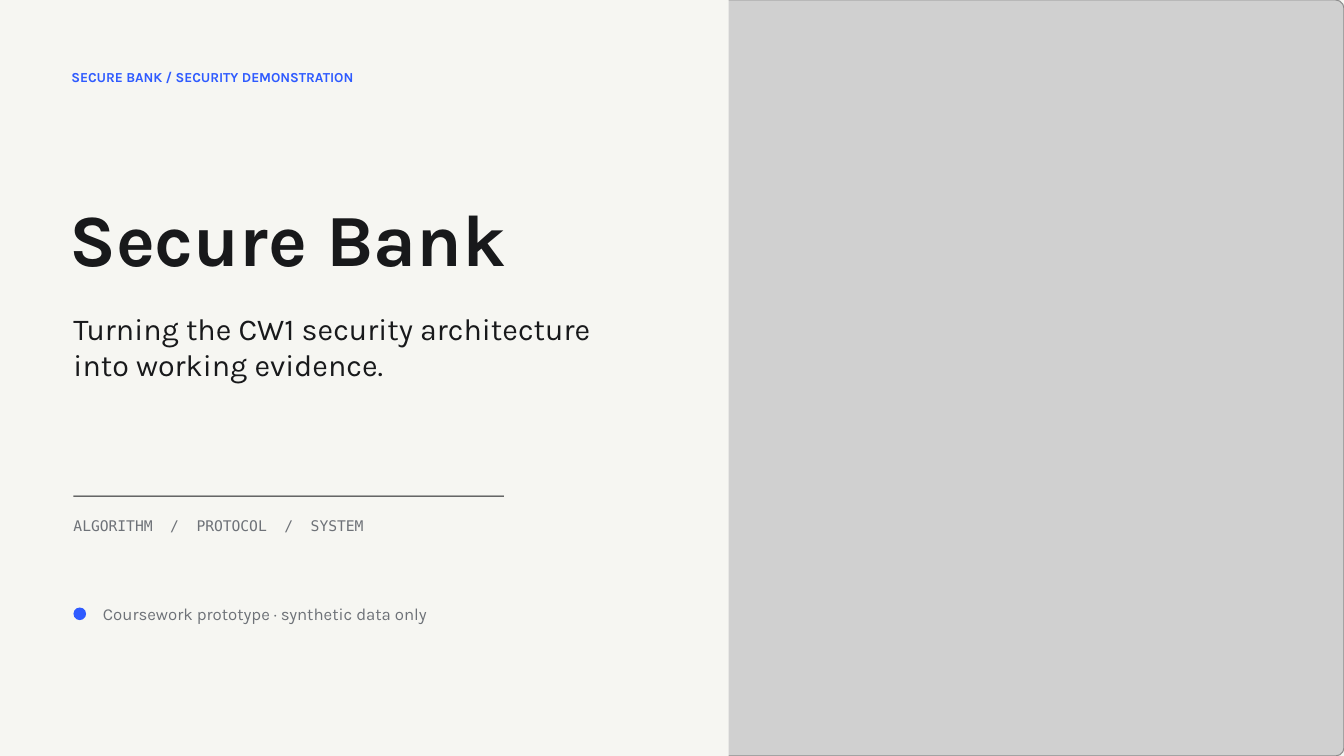
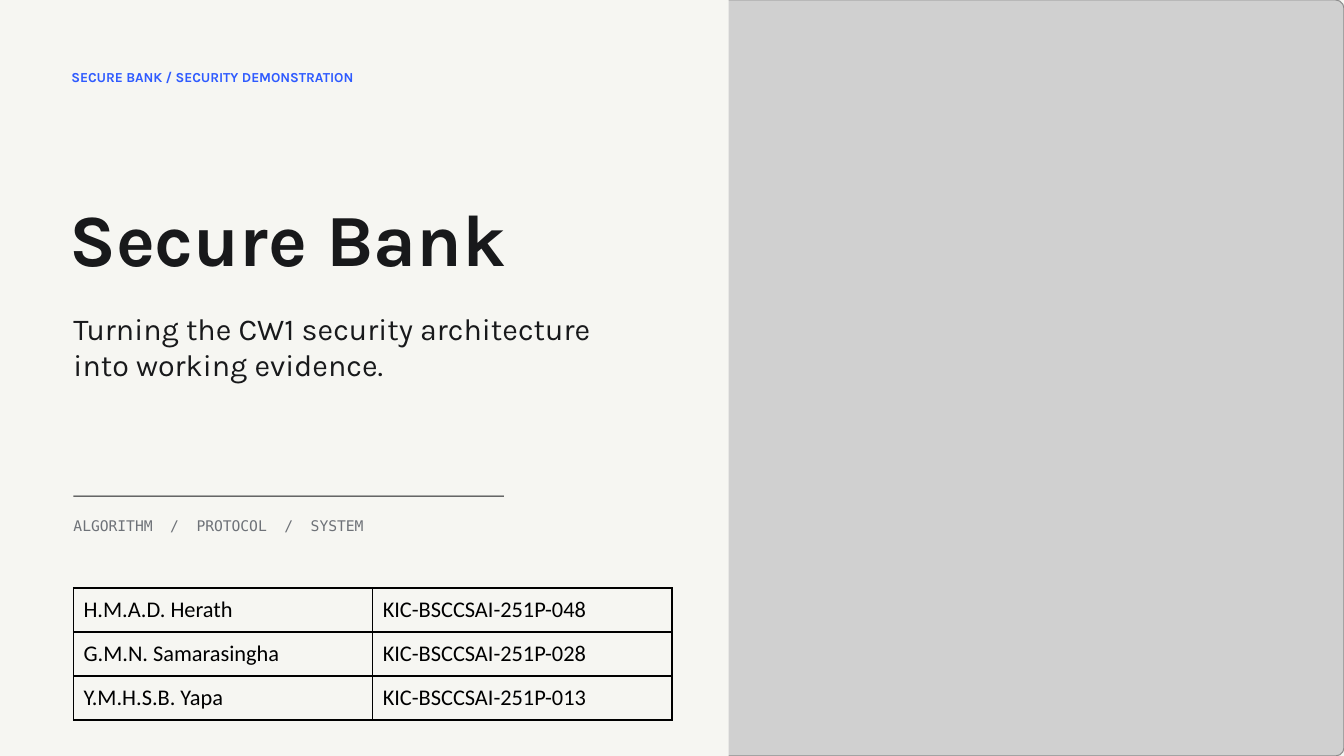
Before and after one commit to himethma/Banking_Prototype, a slide deck: slide 1 of Secure_Bank_Security_Demonstration.pptx. Drawn at 1344x756 pixels with LibreOffice and Linux fonts; fonts in the diff are those of the drawing; grey boxes stand for pictures. Boxes give left, top, right and bottom in pixels: in the first picture for what was removed or moved away, otherwise in the second. Text is boxed around its words. In the diff, an @@ line names an element or a change of style, - is before the commit and + after.

Commit message:
Update Secure Bank Security Demonstration presentation

```diff
--- a/Secure_Bank_Security_Demonstration.pptx
+++ b/Secure_Bank_Security_Demonstration.pptx
@@ table added at [74, 588, 673, 720], 3 rows, 2 columns @@
+H.M.A.D. Herath | KIC-BSCCSAI-251P-048
+G.M.N. Samarasingha | KIC-BSCCSAI-251P-028
+Y.M.H.S.B. Yapa | KIC-BSCCSAI-251P-013
@@ ellipse removed at [74, 608, 86, 620] @@
@@ text removed at [103, 608, 427, 624] @@
-Coursework prototype · synthetic data only
```
